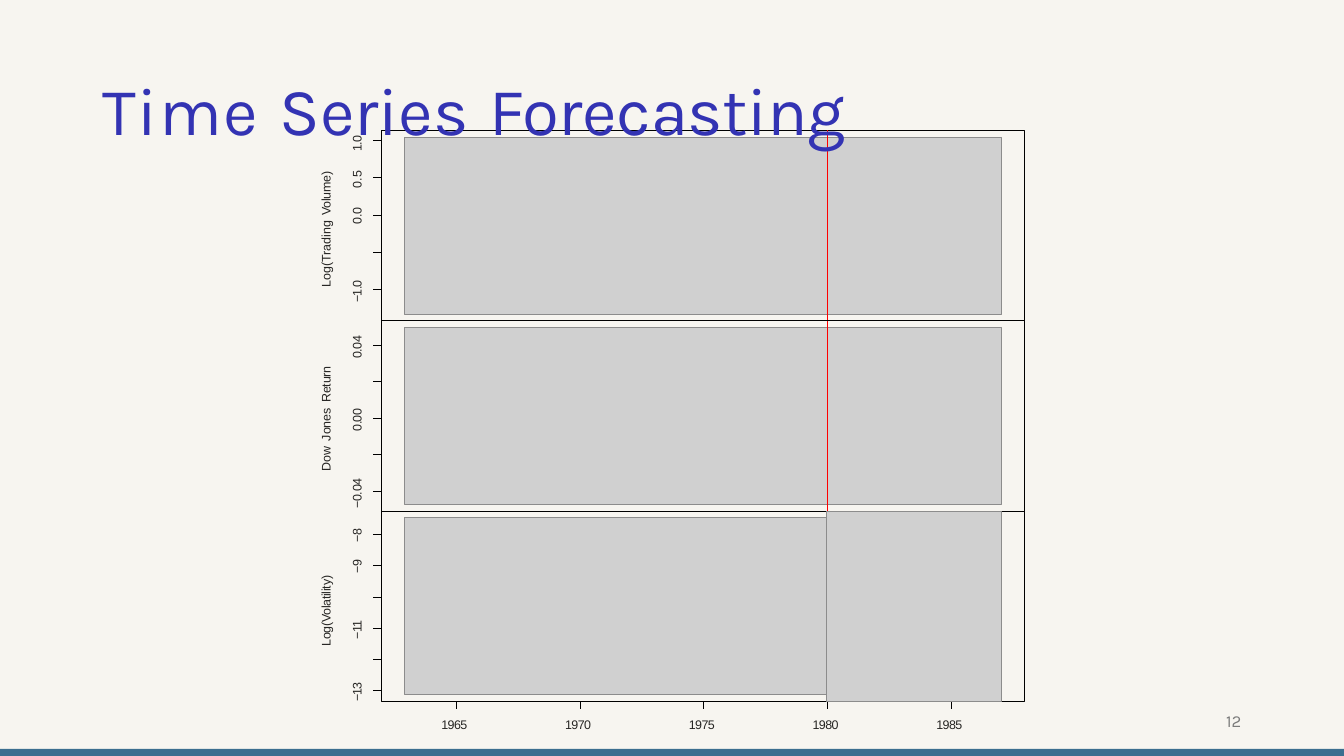
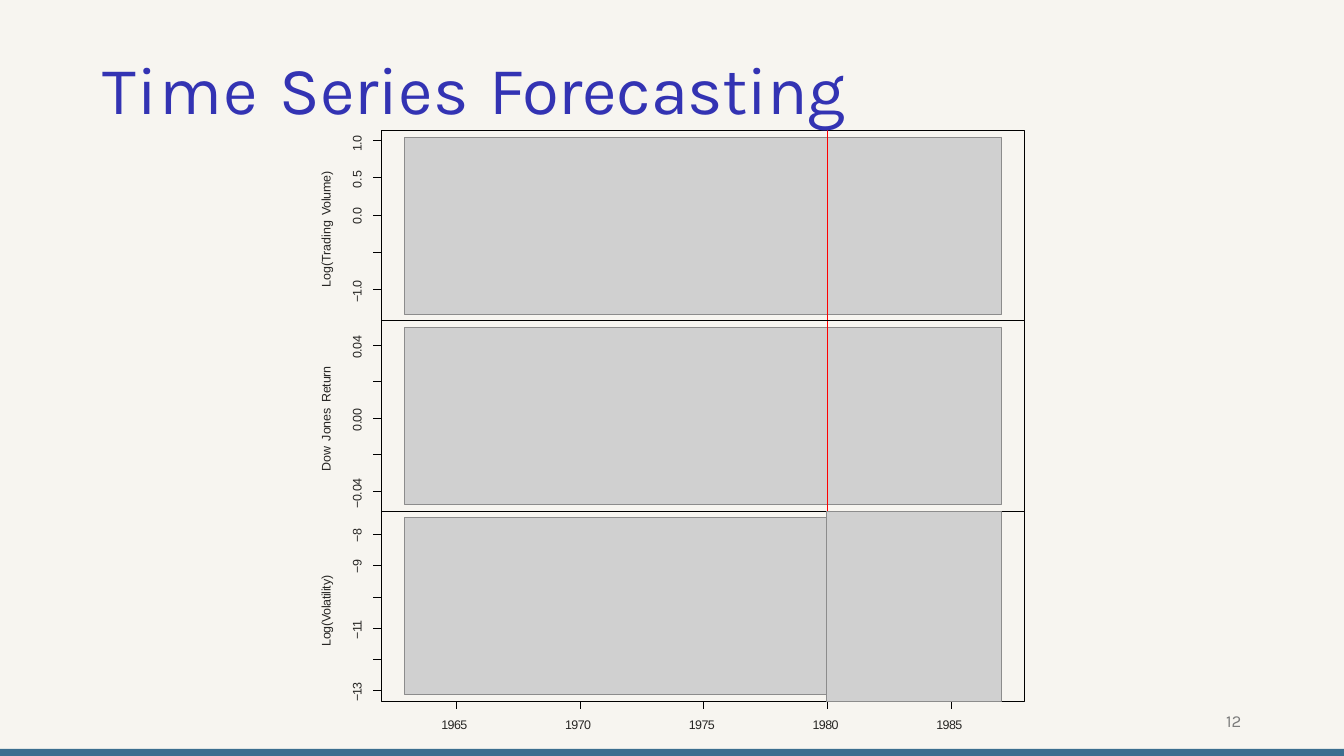
Before and after one commit to dantongyu/d2l-pytorch-colab, a slide deck: slide 12 of Presentations/Day-3-Recurrent Neural Networks-NEW.pptx. Drawn at 1344x756 pixels with LibreOffice and Linux fonts; fonts in the diff are those of the drawing; grey boxes stand for pictures. Boxes give left, top, right and bottom in pixels: in the first picture for what was removed or moved away, otherwise in the second. Text is boxed around its words. In the diff, an @@ line names an element or a change of style, - is before the commit and + after.

```diff
--- a/Presentations/Day-3-Recurrent Neural Networks-NEW.pptx
+++ b/Presentations/Day-3-Recurrent Neural Networks-NEW.pptx
@@ title "Time Series Forecasting": place and size @@
-title "Time Series Forecasting" at [102,88,846,152]
+title "Time Series Forecasting" at [102,67,846,131]
```
Also in this commit, not shown: 3 other slides changed.
